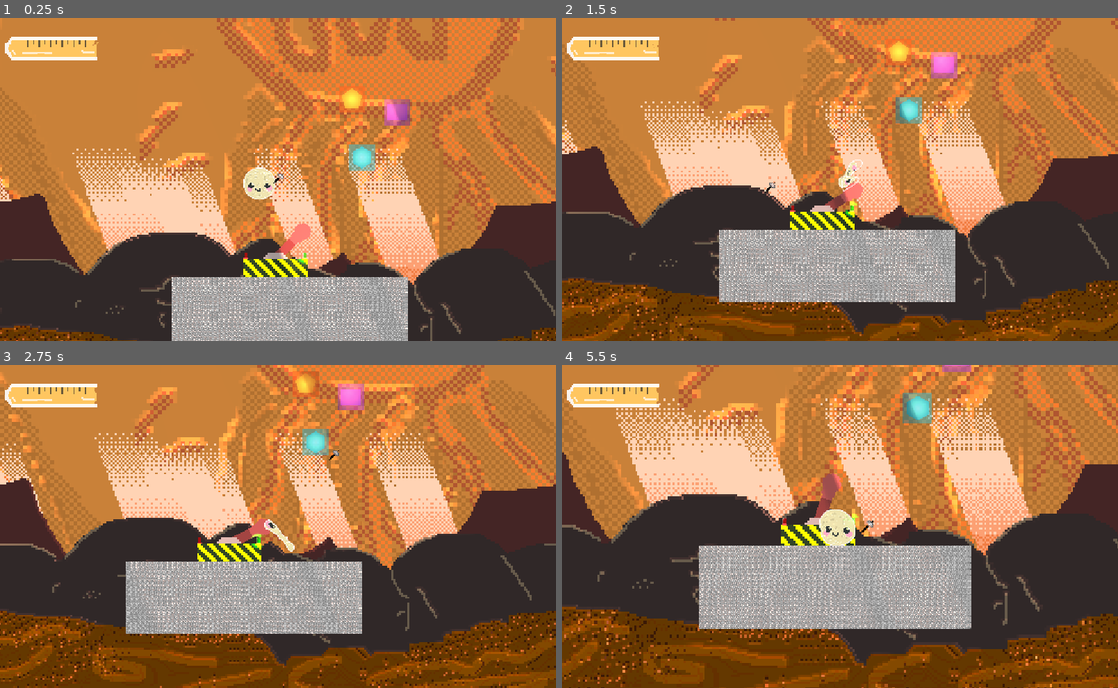
Above: before the commit, frames 1-4 (two rows, left to right).
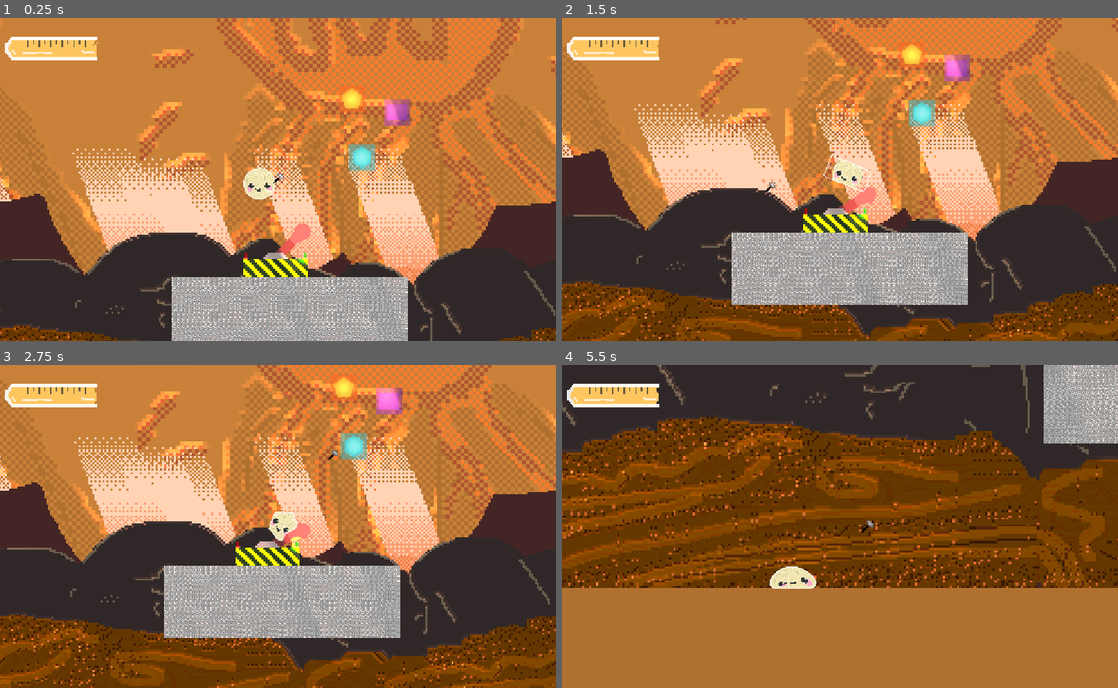
Above: after the commit, the same moments.

Repository: Yaheeha-Baheeha/rock-hard
Game: Godot game, scene res://test_level.tscn
Two runs of this game, one before a commit and one after it. Both use one fixed random seed, a clock stepped at 60 frames per second and the inputs below. This scene is started directly instead of the project's main scene.
Inputs (mouse positions are in pixels of both pictures, inside the frame that each line leads up to):
- Up to frame 1 (0.25 s): no input
- Up to frame 2 (1.5 s): tap Enter (ui_accept) at 0.5 s; move the mouse to (962, 163) at 0.52 s; hold D (right) 0.53-1.25 s; tap T (test) at 0.6 s; click (962, 163) at 0.67 s; tap Space (jump) at 0.77 s; drag from (728, 195) to (851, 173) at 1.27 s
- Up to frame 3 (2.75 s): move the mouse to (333, 455) at 2.02 s; hold D (right) from 2.03 s (still down); hold Shift (static) from 2.03 s (still down); tap T (test) at 2.3 s
- Up to frame 4 (5.5 s): release D (right) at 2.75 s; release Shift (static) at 2.75 s; drag from (812, 591) to (878, 442) at 2.77 s; move the mouse to (1006, 574) at 3.52 s; hold A (left) 3.53-4.25 s; hold Mouse wheel up (zoom in) 3.53-4.25 s; tap Space (jump) at 3.77 s; tap T (test) at 3.8, 5.3 s; drag from (673, 478) to (756, 445) at 4.27 s; move the mouse to (867, 526) at 5.02 s; hold A (left) from 5.03 s (still down); tap 1 at 5.1 s; click (867, 526) at 5.17 s

The runs differ from the first frame. In frame 1, less than 0.1% of the frame differs, in the area x 43-50%, y 46-57%; in frame 2, 40%; in frame 3, 41%; in frame 4, 99%, in the area x 0-100%, y 0-100%.

Commit message:
updates to player and stuff

Diff:
--- a/Player.tscn
+++ b/Player.tscn
@@ -20,7 +20,7 @@
 [node name="Player" type="Node2D" unique_id=438420809]
 z_index = 2
 script = ExtResource("1_root")
-shape_match_stiffness = 0.0
+shape_match_stiffness = 1000.0
 sub_steps = 22
 texture = SubResource("CanvasTexture_8v41o")
 max_speed = 1800.0
--- a/test_level.tscn
+++ b/test_level.tscn
@@ -253,7 +253,7 @@
 [node name="Player" parent="." unique_id=438420809 instance=ExtResource("5_gbhdq")]
 position = Vector2(-782, -315)
 enable_pressure_system = false
-sub_steps = 32
+shape_match_stiffness = 1000.0
 
 [node name="Spawner" type="Area2D" parent="." unique_id=595634446 node_paths=PackedStringArray("target_lever")]
 position = Vector2(713, -1121)
Not shown, changed: level_7.tscn
